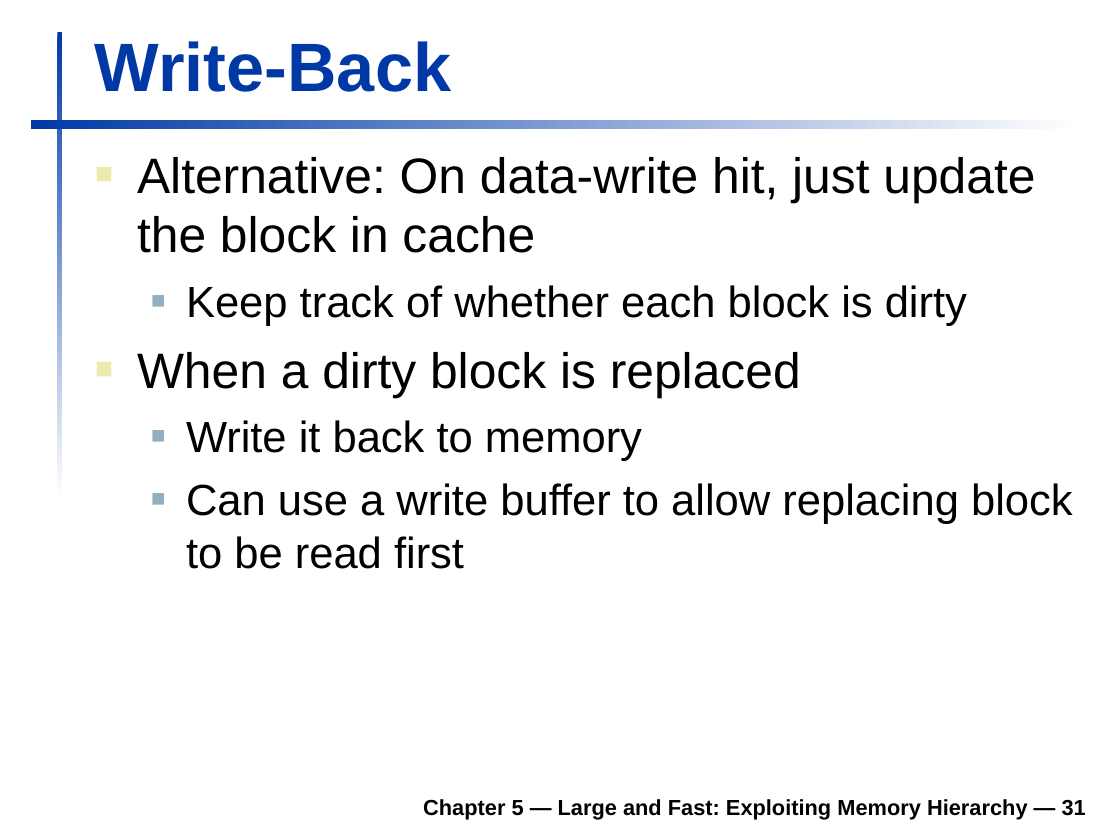
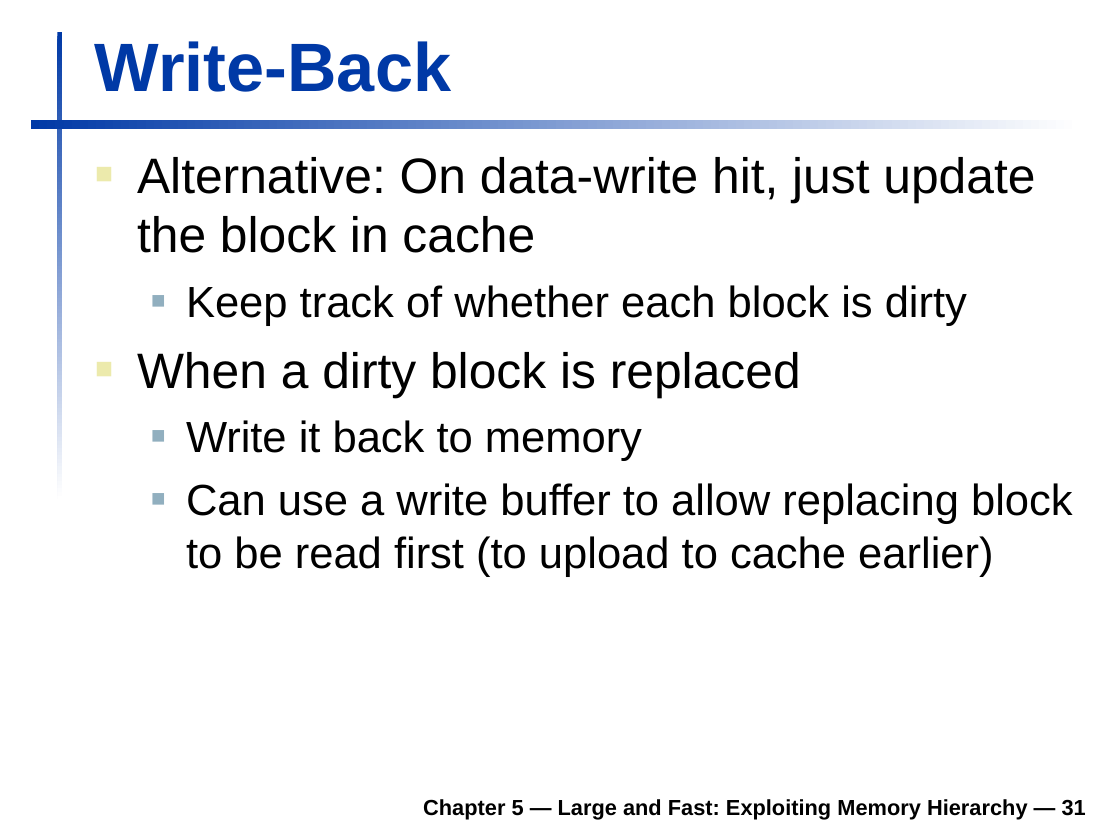
Before and after one commit to TheLethalCode/KGP_Academics, a slide deck: slide 31 of Sem_5/COA/Slides/6_MemoryHieararchy.ppt. Drawn at 1120x840 pixels with LibreOffice and Linux fonts; fonts in the diff are those of the drawing; background and template pictures are left out. Boxes give left, top, right and bottom in pixels: in the first picture for what was removed or moved away, otherwise in the second. Text is boxed around its words. In the diff, an @@ line names an element or a change of style, - is before the commit and + after.

```diff
--- a/Sem_5/COA/Slides/6_MemoryHieararchy.ppt
+++ b/Sem_5/COA/Slides/6_MemoryHieararchy.ppt
@@ text at [186, 483, 1073, 577]: text changed @@
-  ■ Can use a write buffer to allow replacing block to be read first
+  ■ Can use a write buffer to allow replacing block to be read first (to upload to cache earlier)
```
Also in this commit, not shown: 9 other slides changed, 3 slides added, 30 slides removed.
